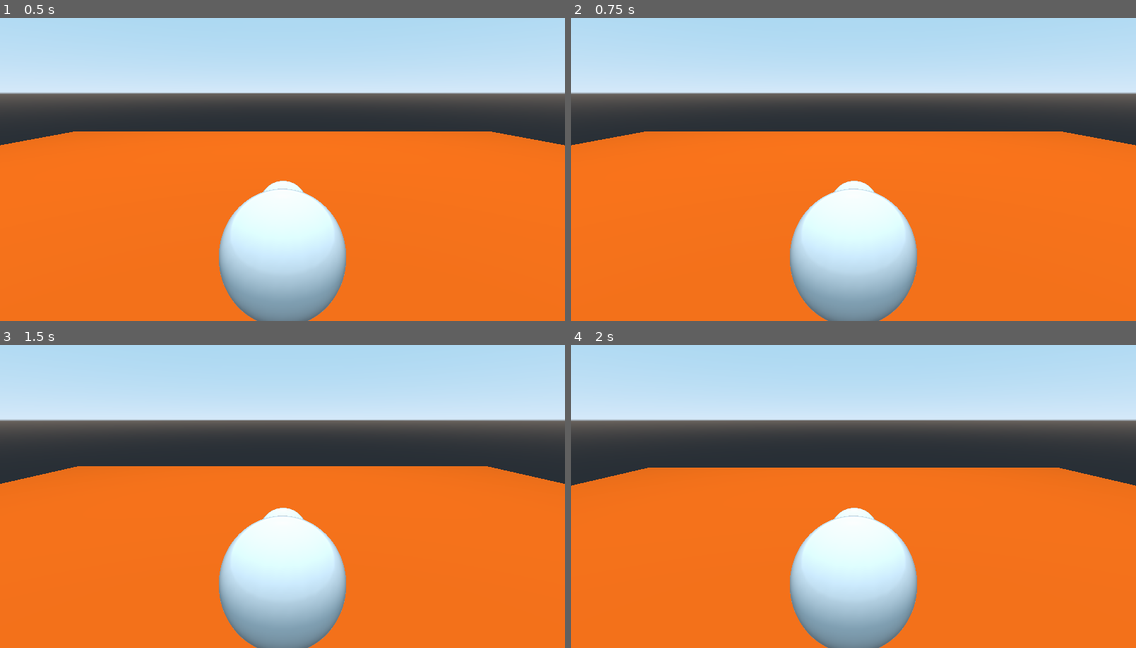
Above: before the commit, frames 1-4 (two rows, left to right).
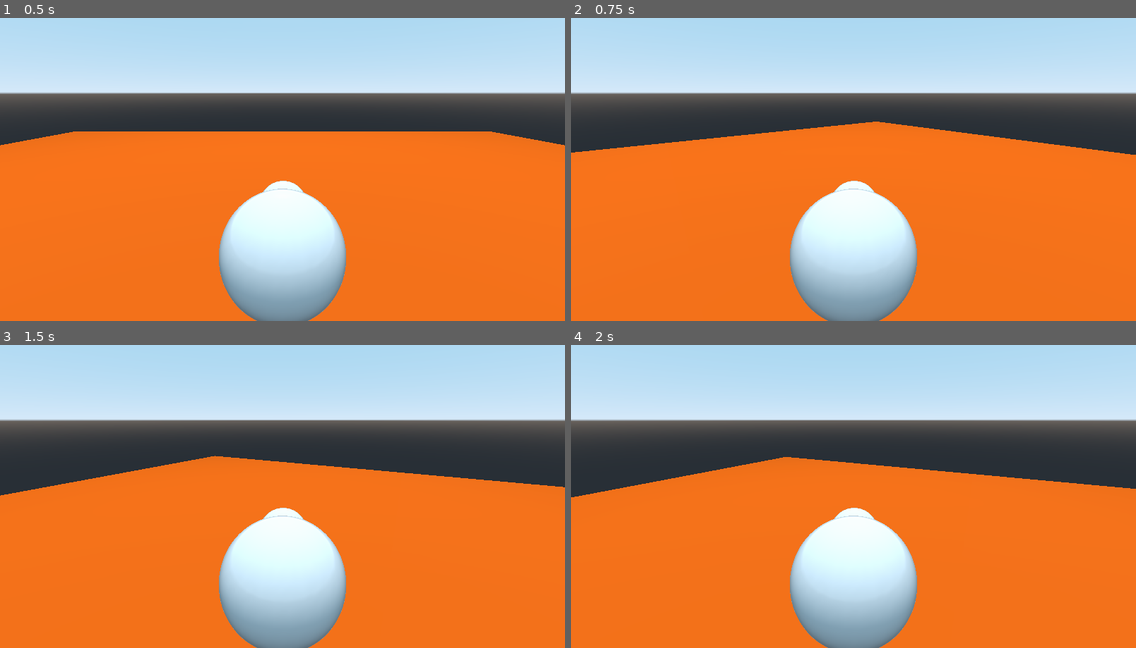
Above: after the commit, the same moments.

Repository: captainnintendo/CNvN
Game: Godot game, scene res://character.tscn
Two runs of this game, one before a commit and one after it. Both use one fixed random seed, a clock stepped at 60 frames per second and the inputs below.
Inputs (mouse positions are in pixels of both pictures, inside the frame that each line leads up to):
- Up to frame 1 (0.5 s): no input
- Up to frame 2 (0.75 s): tap Enter at 0.5 s; move the mouse to (977, 139) at 0.52 s
- Up to frame 3 (1.5 s): tap Space at 1.25 s; move the mouse to (169, 499) at 1.27 s
- Up to frame 4 (2 s): no input

Frame 1 is identical in both runs. In frame 2, 2.5% of the frame differs, in the area x 0-100%, y 34-46%; in frame 3, 2.5%; in frame 4, 2.6%, in the area x 0-100%, y 36-51%.

Commit message:
.

Diff:
--- a/game/character.tscn
+++ b/game/character.tscn
@@ -44,6 +44,13 @@
 	velocity = move_and_slide(velocity, Vector3.UP)
 	if jump and is_on_floor():
 		velocity.y = jump_speed
+
+func _unhandled_input(event):
+	if event is InputEventMouseMotion:
+		if event.relative.x > 0:
+			rotate_y(-lerp(0, spin, event.relative.x/10))
+		elif event.relative.x < 0:
+			rotate_y(-lerp(0, spin, event.relative.x/10))
 "
 
 [sub_resource type="SphereMesh" id=5]
